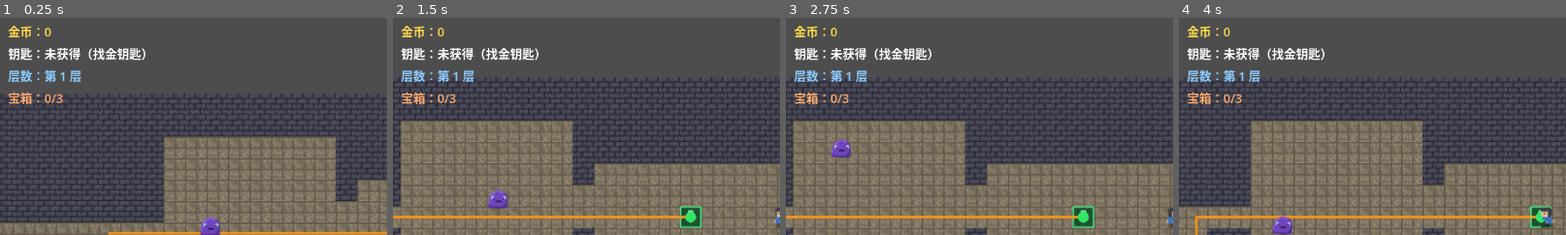
Above: before the commit, frames 1-4 (left to right).
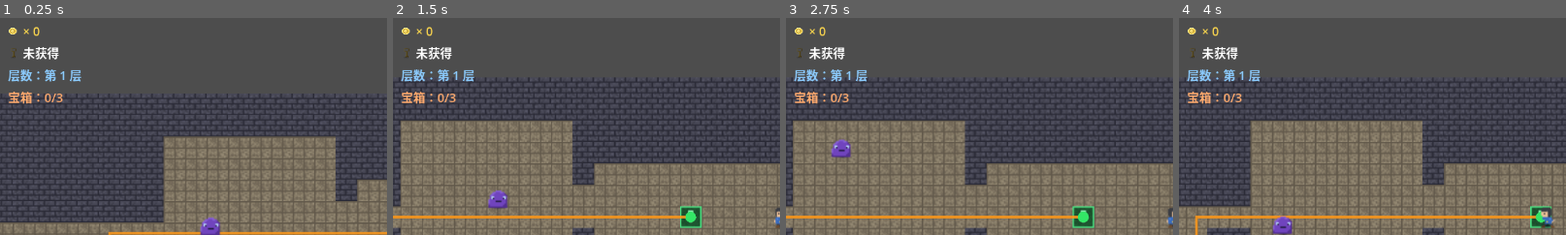
Above: after the commit, the same moments.

Repository: longray/godot_learn
Game: Godot game, scene res://lessons/lesson03_playable/lesson03.tscn
The game is run twice, just before and just after one commit, with the same random seed, the same clock (stepped at 60 frames per second) and the same inputs.
Inputs (mouse positions are % of the whole screen's width and height, from its top left):
- Up to frame 1 (0.25 s): no input
- Up to frame 2 (1.5 s): tap Enter at 0.5 s; move the mouse to (72, 45) at 0.52 s; hold D (move_right) 0.53-1.25 s; click (72, 45) at 0.6 s; drag from (30, 55) to (22, 94) at 1.27 s
- Up to frame 3 (2.75 s): move the mouse to (60, 28) at 2.02 s; hold D (move_right) from 2.03 s (still down); click (60, 28) at 2.1 s
- Up to frame 4 (4 s): release D (move_right) at 2.75 s; drag from (45, 70) to (7, 34) at 2.77 s; move the mouse to (80, 65) at 3.52 s; hold A (move_left) from 3.53 s (still down); click (80, 65) at 3.6 s
The pictures show only the part of the screen within x 0-50%, y 4-54%; the shares and areas given below are measured in that part.

The runs differ from the first frame. In frame 1, 2.4% of the frame differs, in the area x 2-38%, y 3-40%; in frame 2, 2.4%; in frame 3, 2.4%; in frame 4, 2.4%.

Commit message:
feat: 第8课作业2/3——钥匙金币图标化（TextureRect+状态点亮）

Diff:
--- a/2d_rpg_dungeon/lessons/lesson03_playable/hud.gd
+++ b/2d_rpg_dungeon/lessons/lesson03_playable/hud.gd
@@ -7,10 +7,13 @@
 # =========================
 
 @onready var health_ui: HBoxContainer = $VBoxContainer/HealthUI
-@onready var gold_label: Label = $VBoxContainer/GoldLabel
-@onready var key_label: Label = $VBoxContainer/KeyLabel
+@onready var gold_label: Label = $VBoxContainer/GoldRow/GoldLabel
+@onready var key_label: Label = $VBoxContainer/KeyRow/KeyLabel
 @onready var floor_label: Label = $VBoxContainer/FloorLabel
 @onready var treasure_label: Label = $VBoxContainer/TreasureLabel
+
+# 作业 2/3（第 8 课）：钥匙/金币图标（TextureRect 显示像素素材，替代纯文字前缀）
+@onready var key_icon: TextureRect = $VBoxContainer/KeyRow/KeyIcon
 
 # 作业 4/5（第 8 课）：受伤红屏覆盖层 + 死亡大字
 @onready var hurt_overlay: ColorRect = $HurtOverlay
@@ -44,16 +47,20 @@
 
 
 func update_gold(gold: int) -> void:
-	gold_label.text = "金币：%d" % gold
+	# 作业 3（第 8 课）：金币图标已在行首，文字只留数量
+	gold_label.text = "× %d" % gold
 	gold_label.add_theme_color_override("font_color", Color(1.0, 0.85, 0.3))
 
 
 func update_key(has_key: bool) -> void:
+	# 作业 2（第 8 课）：钥匙图标随状态点亮/灰暗——图标即语义，文字只留状态
+	key_icon.modulate = Color(1.0, 1.0, 1.0) if has_key else Color(0.35, 0.35, 0.4)
+
 	if has_key:
-		key_label.text = "钥匙：已获得 ✓ 出口已解锁"
+		key_label.text = "已获得 ✓ 出口已解锁"
 		key_label.add_theme_color_override("font_color", Color(0.5, 1.0, 0.6))
 	else:
-		key_label.text = "钥匙：未获得（找金钥匙）"
+		key_label.text = "未获得"
 		key_label.add_theme_color_override("font_color", Color(1.0, 1.0, 1.0))
 
 
--- a/2d_rpg_dungeon/lessons/lesson03_playable/hud.tscn
+++ b/2d_rpg_dungeon/lessons/lesson03_playable/hud.tscn
@@ -3,6 +3,8 @@
 [ext_resource type="Script" path="res://lessons/lesson03_playable/hud.gd" id="1_hud"]
 [ext_resource type="Texture2D" path="res://assets/sprites/heart_full.png" id="2_heart_full"]
 [ext_resource type="Texture2D" path="res://assets/sprites/heart_empty.png" id="3_heart_empty"]
+[ext_resource type="Texture2D" path="res://assets/sprites/gold.png" id="4_gold"]
+[ext_resource type="Texture2D" path="res://assets/sprites/key.png" id="5_key"]
 
 [node name="HUD" type="CanvasLayer"]
 script = ExtResource("1_hud")
@@ -32,13 +34,31 @@
 offset_bottom = 16.0
 texture = ExtResource("2_heart_full")
 
-[node name="GoldLabel" type="Label" parent="VBoxContainer"]
+[node name="GoldRow" type="HBoxContainer" parent="VBoxContainer"]
+theme_override_constants/separation = 6.0
+
+[node name="GoldIcon" type="TextureRect" parent="VBoxContainer/GoldRow"]
+offset_right = 16.0
+offset_bottom = 16.0
+size_flags_vertical = 4
+texture = ExtResource("4_gold")
+
+[node name="GoldLabel" type="Label" parent="VBoxContainer/GoldRow"]
 theme_override_font_sizes/font_size = 18
-text = "金币：0"
+text = "× 0"
 
-[node name="KeyLabel" type="Label" parent="VBoxContainer"]
+[node name="KeyRow" type="HBoxContainer" parent="VBoxContainer"]
+theme_override_constants/separation = 6.0
+
+[node name="KeyIcon" type="TextureRect" parent="VBoxContainer/KeyRow"]
+offset_right = 16.0
+offset_bottom = 16.0
+size_flags_vertical = 4
+texture = ExtResource("5_key")
+
+[node name="KeyLabel" type="Label" parent="VBoxContainer/KeyRow"]
 theme_override_font_sizes/font_size = 18
-text = "钥匙：未获得"
+text = "未获得"
 
 [node name="FloorLabel" type="Label" parent="VBoxContainer"]
 theme_override_font_sizes/font_size = 18
